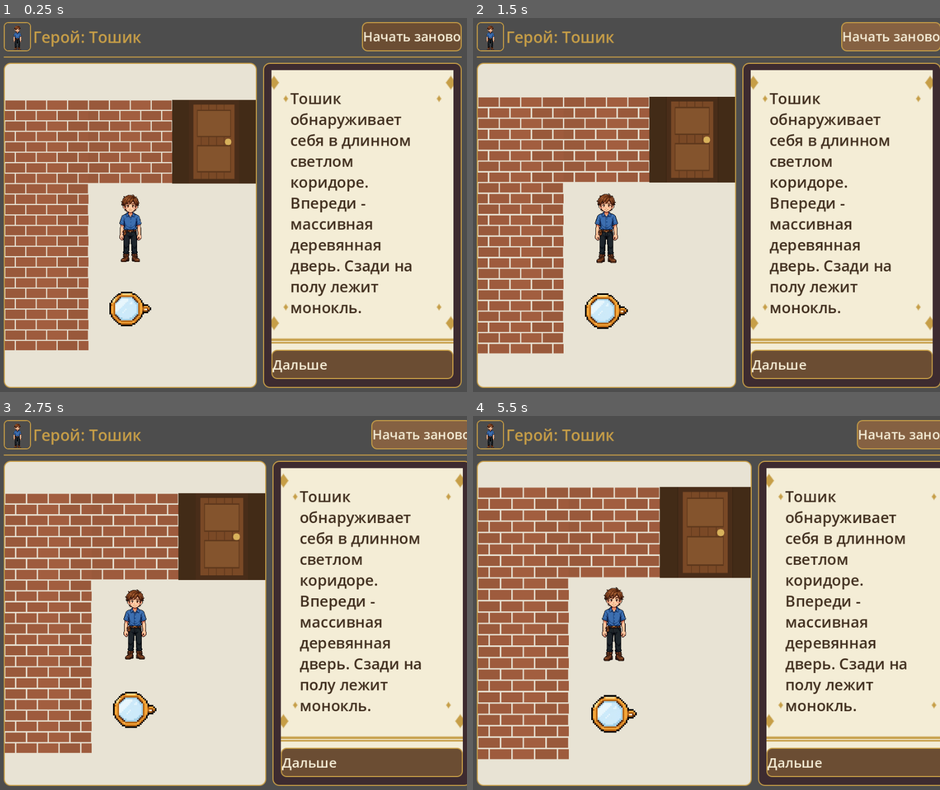
Above: before the commit, frames 1-4 (two rows, left to right).
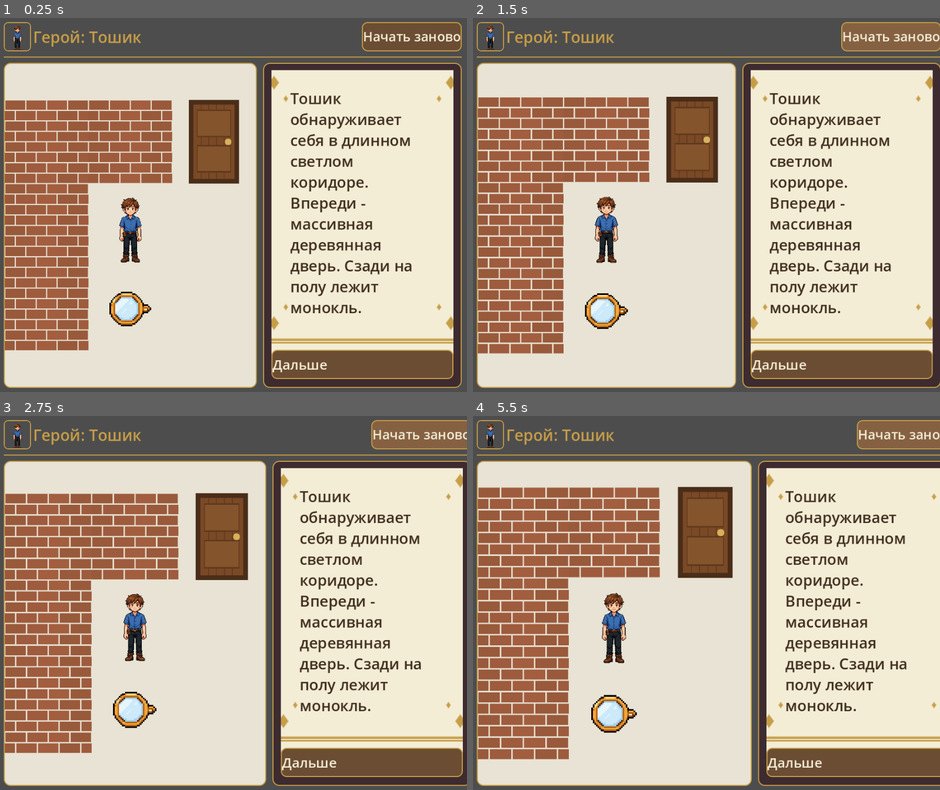
Above: after the commit, the same moments.

Repository: ssokratov/tnquest_godot
Game: Godot game, scene res://scenes/main.tscn
Same seed, same stepped clock (60 frames per second), same inputs: the game is played once before the commit and once after it.
Inputs:
- Up to frame 1 (0.25 s): no input
- Up to frame 2 (1.5 s): click "Начать заново" at 0.5 s; click "Начать заново" at 1.25 s
- Up to frame 3 (2.75 s): click "Начать заново" at 2 s
- Up to frame 4 (5.5 s): click "Начать заново" at 2.75 s; click "Начать заново" at 3.5 s; click "Начать заново" at 4.25 s; click "Начать заново" at 5 s

The runs differ from the first frame. In frame 1, 2.0% of the frame differs, in the area x 25-55%, y 21-66%; in frame 2, 2.1%; in frame 3, 2.2%; in frame 4, 2.5%, in the area x 27-60%, y 18-67%.

Commit message:
Characters squash instead of hopping; door cell transparent (no brown sides); dialog card min height 120 so the parchment frame never squashes

Diff:
--- a/scripts/main.gd
+++ b/scripts/main.gd
@@ -53,6 +53,8 @@
 var showing_photo := false
 
 var animated_tiles: Array = []
+# Characters do not cycle frames: they squash (see _process).
+var squash_sprites: Array = []
 var small_sprites: Array = []
 var scaled_sprites: Array = []
 var anim_time := 0.0
@@ -70,7 +72,6 @@
 const SCENE_BG := Color(0.91, 0.89, 0.83)
 const ROAD_COLOR := Color(0.78, 0.73, 0.62)
 const DOOR_COLOR := Color(0.42, 0.29, 0.17)
-const DOOR_BORDER := Color(0.26, 0.17, 0.09)
 const BRICK_COLOR := Color(0.62, 0.36, 0.24)
 # Wedding-invitation palette (user-approved restyle): deep plum-brown
 # sidebar, ivory parchment cards, gold trim, dark-brown card text.
@@ -137,6 +138,14 @@
 			tile["elapsed"] = 0.0
 			tile["idx"] = (tile["idx"] + 1) % tile["frames"].size()
 			tile["node"].texture = tile["frames"][tile["idx"]]
+	# Characters breathe instead of hopping: a gentle vertical squash
+	# (head dips down, feet planted via the bottom-center pivot), so
+	# the head never rises toward the cell edge the way the 12 px
+	# frame difference used to push it.
+	for entry in squash_sprites:
+		entry["phase"] += delta
+		var sy: float = 1.0 - 0.05 * (0.5 + 0.5 * sin(entry["phase"] * 4.0))
+		entry["node"].scale = Vector2(1.0, sy)
 
 
 # --- UI construction --------------------------------------------------------
@@ -365,6 +374,11 @@
 	dialog_card = PanelContainer.new()
 	dialog_card.add_theme_stylebox_override("panel", _parchment_style())
 	dialog_card.size_flags_horizontal = SIZE_EXPAND_FILL
+	# The parchment 9-slice needs 48 px top + 48 px bottom to draw
+	# undistorted; a one-line dialog is only ~63 px tall, so without
+	# a floor the gold frame gets vertically squashed and looks
+	# crooked. 120 px leaves a small center strip.
+	dialog_card.custom_minimum_size = Vector2(0, 120)
 	sidebar_box.add_child(dialog_card)
 	var dialog_margin := MarginContainer.new()
 	dialog_margin.add_theme_constant_override("margin_left", 16)
@@ -764,6 +778,8 @@
 	for entry in scaled_sprites:
 		var s: float = entry["scale"]
 		entry["node"].custom_minimum_size = Vector2(cell * s, cell * s)
+		# Squash pivot at the feet: the head dips down, never up.
+		entry["node"].pivot_offset = Vector2(cell * s / 2, cell * s)
 	if fog_overlay == null:
 		return
 	# Fog overlay: one dark column per run, at most 2 cells tall and
@@ -837,8 +853,11 @@
 	if emoji == "🕳":
 		return _merged_style(ROAD_COLOR, up_same, down_same, left_same, right_same)
 	if emoji == "🚪":
-		# Flat frame colour behind the door texture child.
-		return _panel_style(DOOR_BORDER, Color(0, 0, 0, 0), 0)
+		# Transparent: the narrow door's sides must show the scene
+		# floor, not a brown frame — the brown side strips read as a
+		# botched door. (The brick underlay covers the cell anyway
+		# for horizontal-wall doors.)
+		return _panel_style(Color(0, 0, 0, 0), Color(0, 0, 0, 0), 0)
 	if emoji == "✖️":
 		# Square, full-cell fog: no rounding, so a run of fog cells
 		# reads as one solid darkness running down to the scene's
@@ -881,6 +900,7 @@
 	animated_tiles = []
 	small_sprites = []
 	scaled_sprites = []
+	squash_sprites = []
 	var fog_cells: Array = []
 	var tiles: Array = engine.visible_tiles()
 	scene_cols = tiles[0].size()
@@ -957,8 +977,9 @@
 					hwrap.add_child(sprite)
 					cell.add_child(hwrap)
 					scaled_sprites.append({"node": sprite, "scale": hs})
-					if frames.size() > 1:
-						animated_tiles.append({"node": sprite, "frames": frames, "interval": 0.35, "elapsed": 0.0, "idx": 0})
+					# Squash, not frame cycling: the frames differ
+					# by 12 px and that bobbed the figure upward.
+					squash_sprites.append({"node": sprite, "phase": squash_sprites.size() * 0.9})
 				else:
 					_add_emoji_cell(cell, tiles[y][x])
 			else:
@@ -995,9 +1016,14 @@
 							swrap.add_child(sprite)
 							cell.add_child(swrap)
 							scaled_sprites.append({"node": sprite, "scale": s})
-						if frames.size() > 1:
-							var interval := 0.18 if sprite_name == "fire" else 0.35
-							animated_tiles.append({"node": sprite, "frames": frames, "interval": interval, "elapsed": 0.0, "idx": 0})
+						# Fire keeps flickering through its frames;
+						# characters squash instead of hopping.
+						# (Items stay static.)
+						if sprite_name == "fire":
+							if frames.size() > 1:
+								animated_tiles.append({"node": sprite, "frames": frames, "interval": 0.18, "elapsed": 0.0, "idx": 0})
+						elif sprite_name not in ITEM_SPRITES:
+							squash_sprites.append({"node": sprite, "phase": squash_sprites.size() * 0.9})
 					else:
 						_add_emoji_cell(cell, tiles[y][x])
 				else:
@@ -1037,6 +1063,7 @@
 		animated_tiles = []
 		small_sprites = []
 		scaled_sprites = []
+		squash_sprites = []
 		showing_photo = true
 		photo_rect.texture = load("res://assets/" + dlg["photo"]) as Texture2D
 		photo_rect.custom_minimum_size = Vector2(max(scene_panel.size.x - 8, 0), max(scene_panel.size.y - 8, 0))
